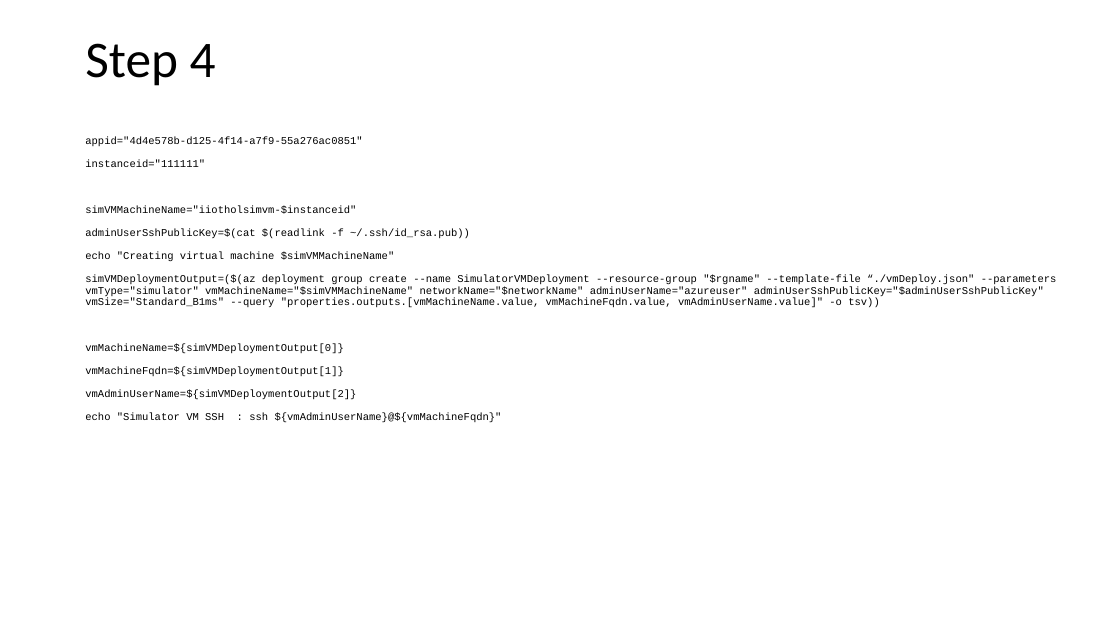
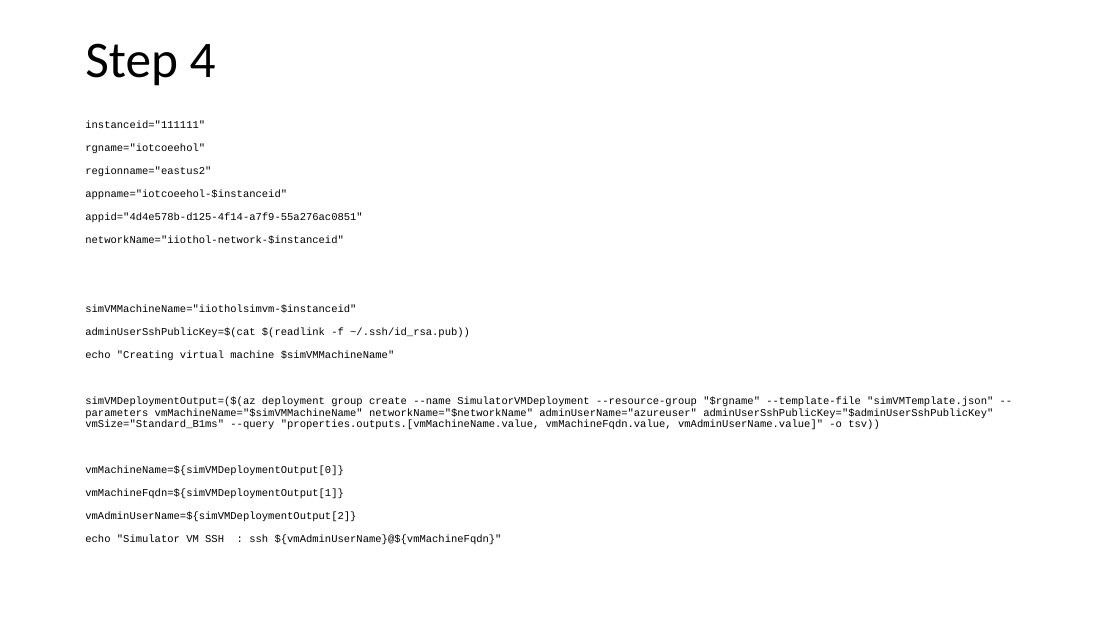
Before and after one commit to onderyildirim/iotcentral-iiot-lab, a slide deck: slide 7 of iotcentral-iiot-hol.pptx. Drawn at 1120x630 pixels with LibreOffice and Linux fonts; fonts in the diff are those of the drawing. Boxes give left, top, right and bottom in pixels: in the first picture for what was removed or moved away, otherwise in the second. Text is boxed around its words. In the diff, an @@ line names an element or a change of style, - is before the commit and + after.

```diff
--- a/iotcentral-iiot-hol.pptx
+++ b/iotcentral-iiot-hol.pptx
@@ text "instanceid="111111"" moved from (x1=85, y1=137, x2=1057, y2=423) to (x1=85, y1=121, x2=993, y2=545) @@
@@ text at (x1=85, y1=121, x2=287, y2=199): paragraphs added @@
+instanceid="111111"
+rgname="iotcoeehol"
+regionname="eastus2"
+appname="iotcoeehol-$instanceid"
@@ text at (x1=85, y1=236, x2=344, y2=244): text changed @@
-instanceid="111111"
+networkName="iiothol-network-$instanceid"
@@ text at (x1=85, y1=397, x2=993, y2=430): text changed @@
-simVMDeploymentOutput=($(az deployment group create --name SimulatorVMDeployment --resource-group "$rgname" --template-file “./vmDeploy.json" --parameters vmType="simulator" vmMachineName="$simVMMachineName" networkName="$networkName" adminUserName="azureuser" adminUserSshPublicKey="$adminUserSshPublicKey" vmSize="Standard_B1ms" --query "properties.outputs.[vmMachineName.value, vmMachineFqdn.value, vmAdminUserName.value]" -o tsv))
+simVMDeploymentOutput=($(az deployment group create --name SimulatorVMDeployment --resource-group "$rgname" --template-file "simVMTemplate.json" --parameters vmMachineName="$simVMMachineName" networkName="$networkName" adminUserName="azureuser" adminUserSshPublicKey="$adminUserSshPublicKey" vmSize="Standard_B1ms" --query "properties.outputs.[vmMachineName.value, vmMachineFqdn.value, vmAdminUserName.value]" -o tsv))
```
Also in this commit, not shown: 1 other slide changed, 2 other files.
